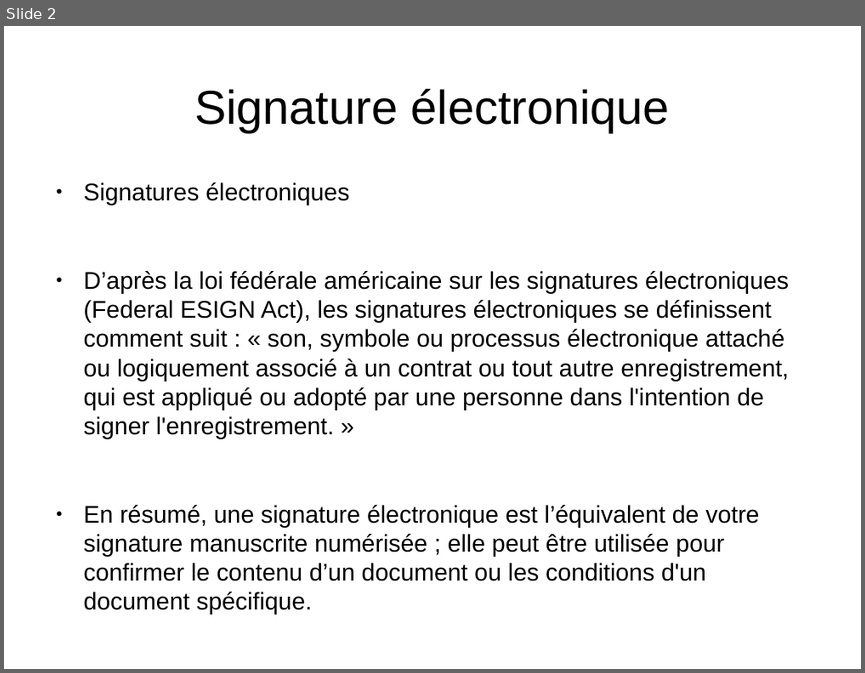
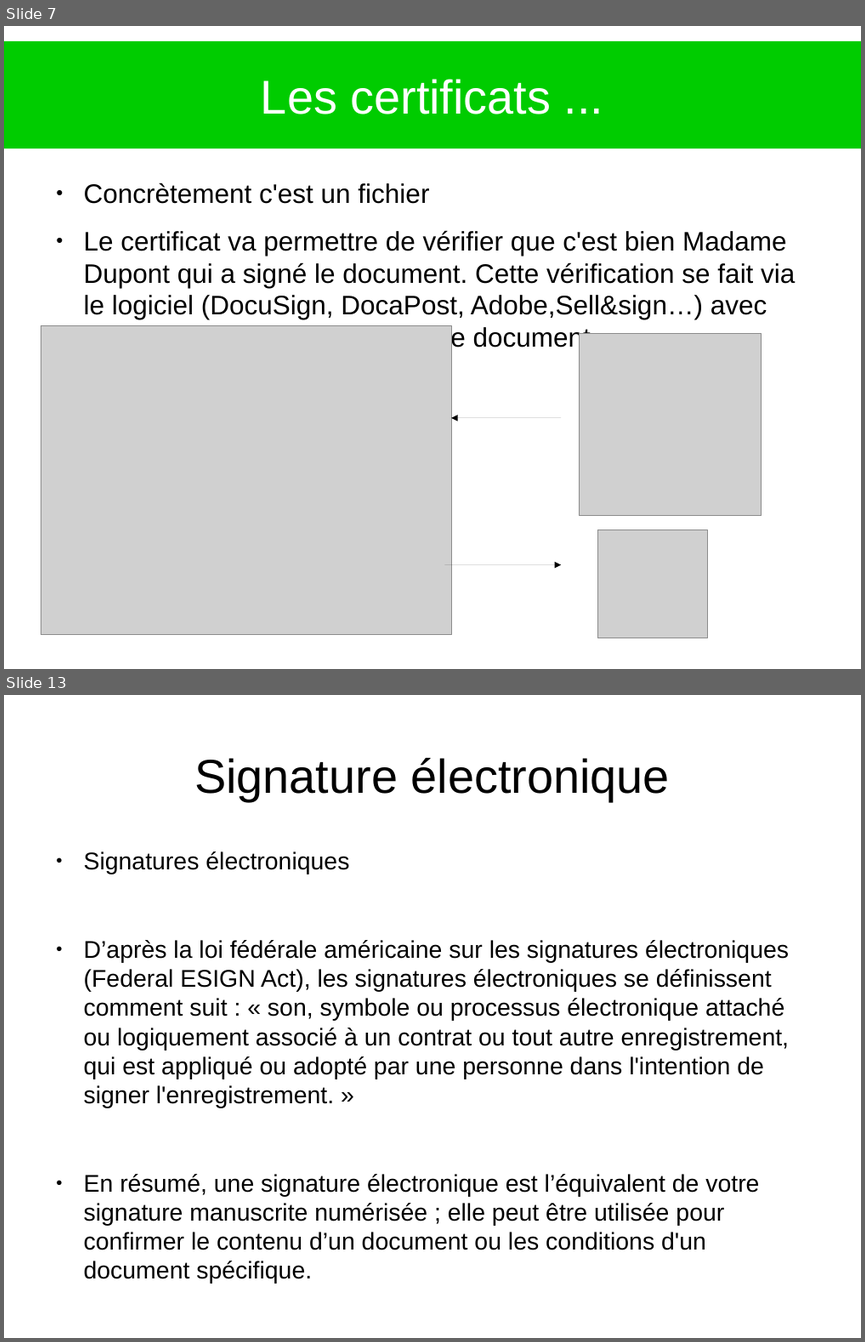
Before and after one commit to heylve/current, a slide deck: Presentations/SignatureElec.odp. Shown one above the other, each under a label of ours: slide 2 before the commit, slides 7 and 13 after it; the slides between them are not shown. The pictures are 865x673 and 865x1342 pixels, drawn with LibreOffice and Linux fonts; fonts in the diff are those of the drawing; grey boxes stand for pictures. Boxes give left, top, right and bottom in pixels: in the first picture for what was removed or moved away, otherwise in the second. Text is boxed around its words. In the diff, an @@ line names an element or a change of style, - is before the commit and + after.

```diff
--- a/Presentations/SignatureElec.odp
+++ b/Presentations/SignatureElec.odp
@@ slide 7 added at (4, 26, 861, 669), background #FFFFFF @@
@@ title added at (4, 41, 861, 149), fill #00CC00, 44 pt, text #FFFFFF @@
+Les certificats ...
@@ text added at (84, 182, 794, 326), 24.8 pt, text #000000 @@
+● Concrètement c'est un fichier
+● Le certificat va permettre de vérifier que c'est bien Madame Dupont qui a signé le document. Cette vérification se fait via le logiciel (DocuSign, DocaPost, Adobe,Sell&sign…) avec l'affichage d'un bandeau dans le document.
@@ picture added at (41, 326, 451, 635) @@
@@ picture added at (579, 334, 761, 516) @@
@@ arrow added from (562, 418) to (451, 418), #000000 0 pt @@
@@ picture added at (598, 530, 709, 639) @@
@@ arrow added from (445, 565) to (562, 565), #000000 0 pt @@
@@ what was slide 2 is now slide 13 @@
```
Also in this commit, not shown: 1 slide changed, 10 other slides added, 5 other files.
